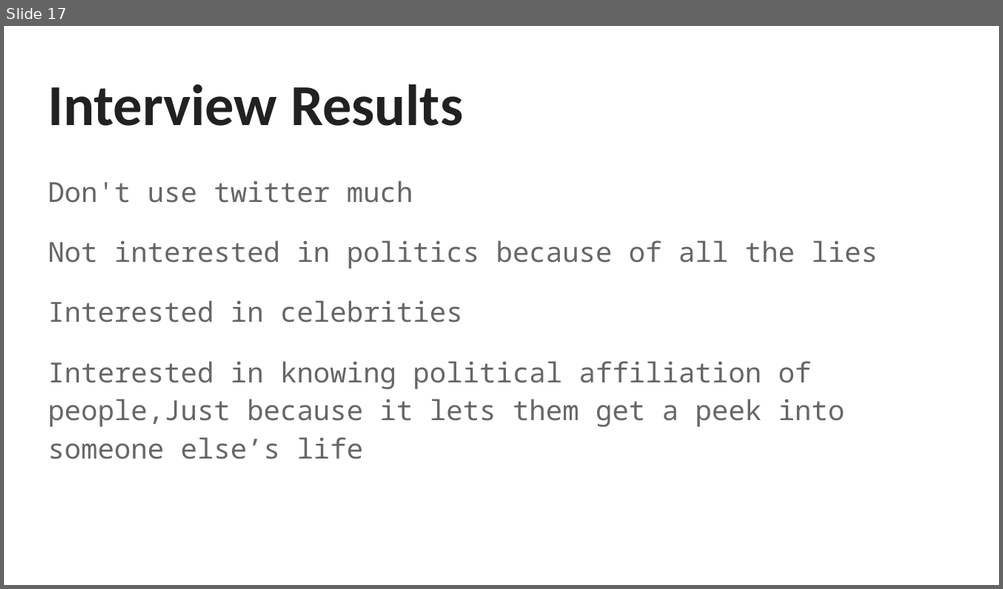
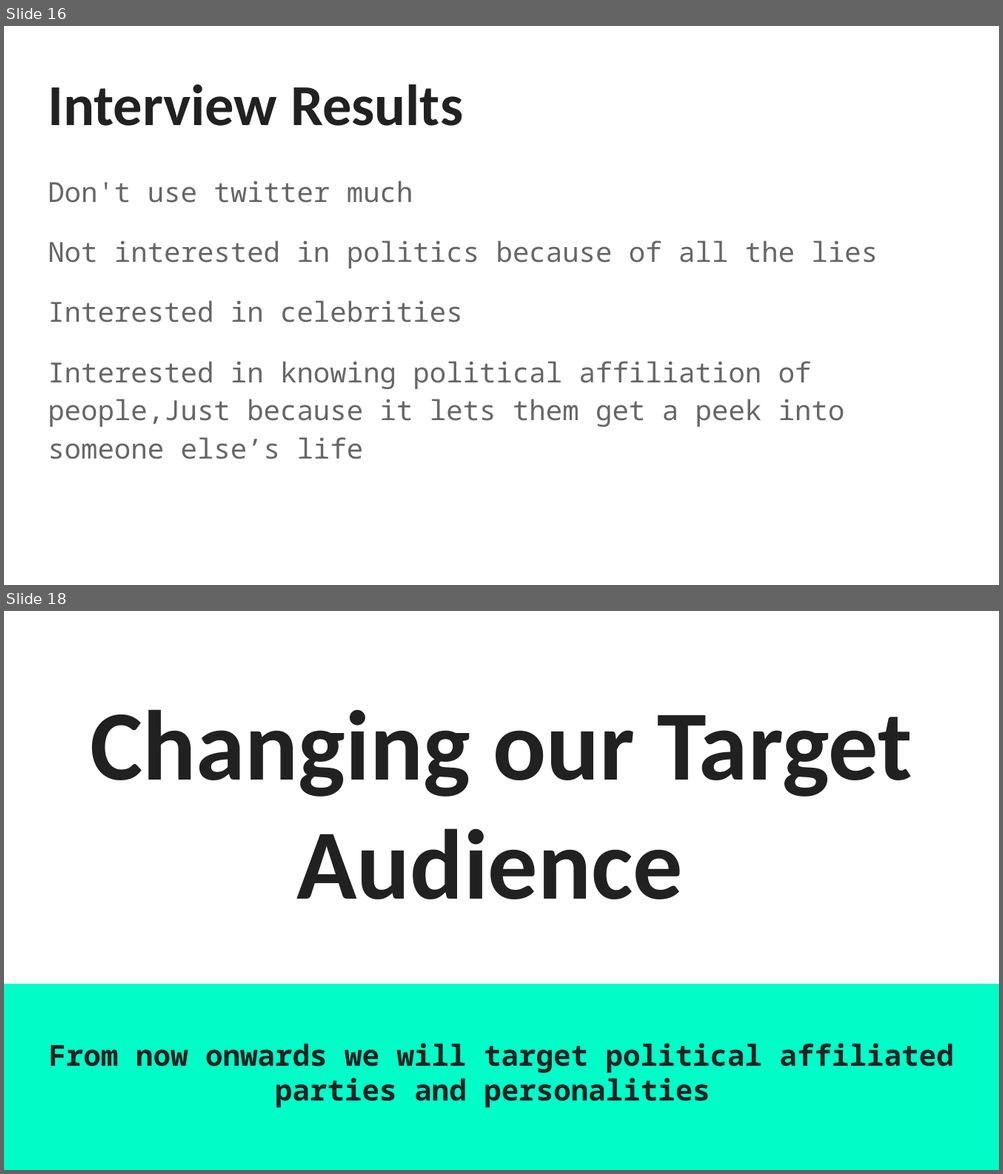
Before and after one commit to sarim-zafar/HCI-Project, a slide deck: docs/pj-task1/HCI.pptx. Shown one above the other, each under a label of ours: slide 17 before the commit, slides 16 and 18 after it; the slides between them are not shown. The pictures are 1003x589 and 1003x1174 pixels, drawn with LibreOffice and Linux fonts; fonts in the diff are those of the drawing. Boxes give left, top, right and bottom in pixels: in the first picture for what was removed or moved away, otherwise in the second. Text is boxed around its words. In the diff, an @@ line names an element or a change of style, - is before the commit and + after.

```diff
--- a/docs/pj-task1/HCI.pptx
+++ b/docs/pj-task1/HCI.pptx
@@ slide 18 added at (4,611,999,1170), background #00FDC8 @@
@@ rectangle added at (4,611,999,984), fill #FFFFFF @@
@@ title added at (90,709,912,900), 72 pt, text #212121, bold @@
+Changing our Target Audience
@@ subtitle added at (48,1043,953,1108), 21 pt, text #212121, bold @@
+From now onwards we will target political affiliated parties and personalities
@@ what was slide 17 is now slide 16 @@
```
Also in this commit, not shown: 4 slides changed, 1 other slide added, 2 slides removed.
